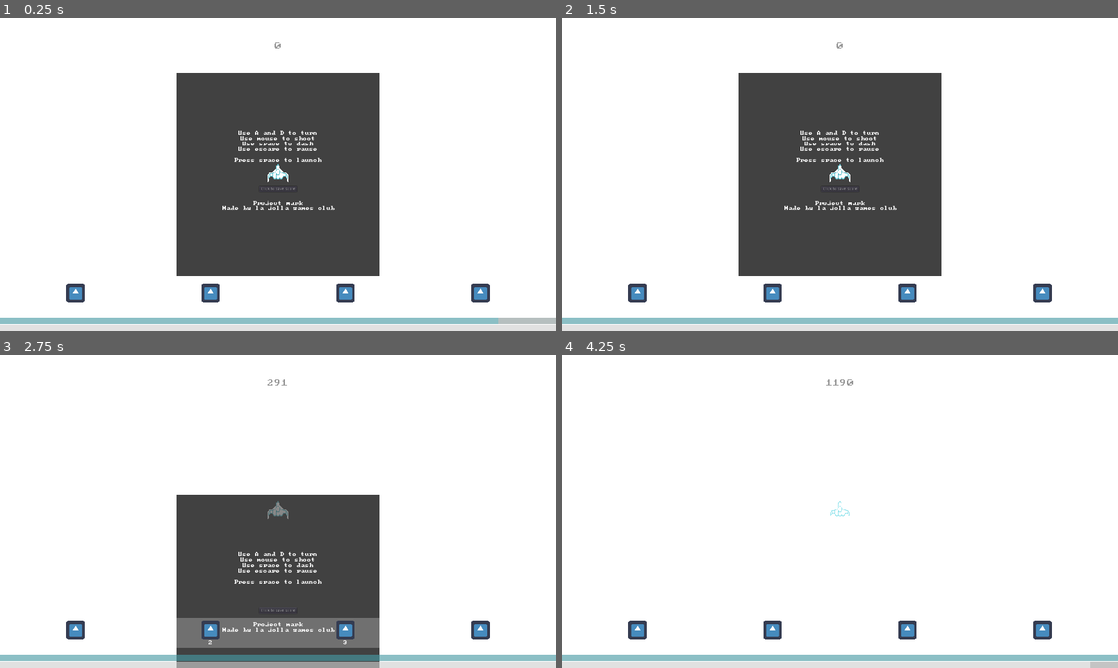
Above: before the commit, frames 1-4 (two rows, left to right).
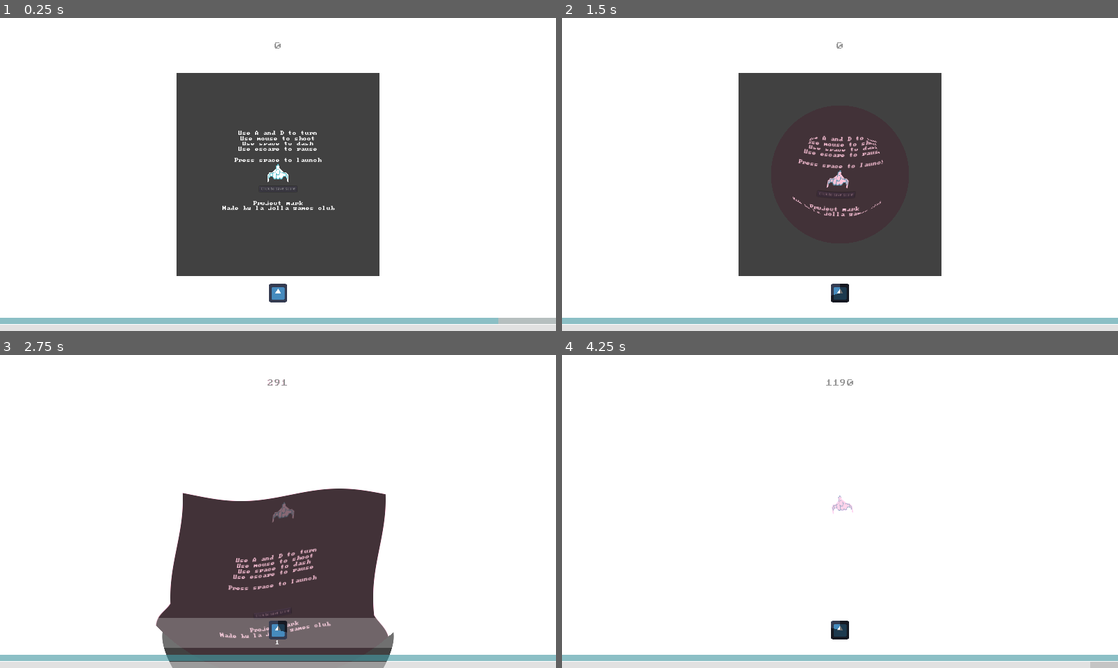
Above: after the commit, the same moments.

Repository: lajollagamesclub/project-mark
Game: Godot game, scene res://Main.tscn
Same seed, same stepped clock (60 frames per second), same inputs: the game is played once before the commit and once after it. The engine's default icon, where the game draws it, is replaced by a stand-in: a white triangle on a blue panel in a dark square.
Inputs (mouse positions are in pixels of both pictures, inside the frame that each line leads up to):
- Up to frame 1 (0.25 s): no input
- Up to frame 2 (1.5 s): tap Enter at 0.5 s; move the mouse to (962, 158) at 0.52 s; hold E (g_dash_right) 0.53-1.28 s; tap 1 at 0.6 s; tap 9 at 0.8, 1.35 s; move the mouse to (728, 190) at 1.27 s; hold S (g_down) from 1.28 s (still down)
- Up to frame 3 (2.75 s): tap 1 at 1.55 s; move the mouse to (333, 442) at 2.02 s; release S (g_down) at 2.03 s; hold E (g_dash_right) from 2.03 s (still down); tap Space (g_dash) at 2.1 s; tap 9 at 2.3 s
- Up to frame 4 (4.25 s): move the mouse to (812, 574) at 2.77 s; release E (g_dash_right) at 2.78 s; hold Up (g_fire_up) 2.78-3.53 s; click (812, 574) at 2.85 s; tap 1 at 3.05, 3.6 s; move the mouse to (1006, 558) at 3.52 s; hold Q (g_dash_left) from 3.53 s (still down); tap 9 at 3.8 s

The runs differ from the first frame. In frame 1, 0.9% of the frame differs, in the area x 11-89%, y 84-91%; in frame 2, 2.1%; in frame 3, 4.0%, in the area x 11-89%, y 7-100%; in frame 4, 1.1%.

Commit message:
Fix several GUI bugs in components

Diff:
--- a/src/Component.gd
+++ b/src/Component.gd
@@ -3,7 +3,7 @@
 class_name Component
 
 var cooldown_time: float = 1.0 setget set_cooldown_time
-var cur_cooldown_time: float = cooldown_time
+var cur_cooldown_time: float = 0.0
 var number: int = 0 setget set_number
 
 onready var cooldown_visualizer = $VBoxContainer/CenterContainer/CooldownVisualizer
@@ -18,7 +18,7 @@
 
 func set_cooldown_time(new_cooldown_time):
 	cooldown_time = new_cooldown_time
-	if has_node("CooldownVisualizer"):
+	if has_node("VBoxContainer/CenterContainer/CooldownVisualizer"):
 		cooldown_visualizer.max_value = cooldown_time
 		cooldown_visualizer.step = cooldown_time/360.0
 
@@ -41,3 +41,6 @@
 	cur_cooldown_time = cooldown_time
 	cooldown_visualizer.visible = true
 	set_process(true)
+
+func on_trigger():
+	printerr("This method must be overloaded in component " + name)
--- a/src/ComponentsAndNumbers.gd
+++ b/src/ComponentsAndNumbers.gd
@@ -25,3 +25,6 @@
 	if event is InputEventKey:
 		if event.scancode >= KEY_1 and event.scancode <= KEY_9:
 			var key_number: int = event.scancode - KEY_1 + 1
+			for c in components_list.get_children():
+				if c.number == key_number:
+					c.on_trigger()
--- a/src/RadialDistortion.gd
+++ b/src/RadialDistortion.gd
@@ -6,6 +6,7 @@
 export var reset = false setget set_reset
 
 var direction: float = 1.0
+var time: float = 0.0
 
 func _ready():
 	set_process(false)
@@ -18,14 +19,17 @@
 	time = 0.0
 	set_process(true)
 
-var time: float = 0.0
-
 func _process(delta):
 	if time >= 1.2:
 #		time = 0.0
+		if direction <= 0.0:
+			material.set_shader_param("dist", 0.0)
 		set_process(false)
 	time += delta/4.0
-	material.set_shader_param("dist", time*direction)
+	if direction > 0.0:
+		material.set_shader_param("dist", time*direction)
+	elif time < 1.2:
+		material.set_shader_param("dist", 1.2 + time*direction)
 
 func into_hyperspace():
 	self.reset = true
--- a/src/Warping.gd
+++ b/src/Warping.gd
@@ -6,10 +6,15 @@
 func _ready():
 	self.cooldown_time = 3.0
 
-func on_trigger():
+func on_trigger() -> bool:
+	self.cooldown_time = 3.0
+	print($VBoxContainer/CenterContainer/CooldownVisualizer.max_value)
+	if not is_cooled_down():
+		return false
 	player_state.in_hyperspace = true
 	$Timer.start()
 	start_cooldown()
+	return true
 
 
 func _on_Timer_timeout():
--- a/src/Warping.tscn
+++ b/src/Warping.tscn
@@ -3,12 +3,10 @@
 [ext_resource path="res://Component.tscn" type="PackedScene" id=1]
 [ext_resource path="res://Warping.gd" type="Script" id=2]
 
-[node name="Warping" instance=ExtResource( 1 )]
+[node name="Warping" index="0" instance=ExtResource( 1 )]
 script = ExtResource( 2 )
 
-[node name="Icon" parent="." index="0"]
-modulate = Color( 0, 0.403922, 0.541176, 1 )
-
-[node name="Timer" type="Timer" parent="." index="2"]
-wait_time = 3.0
+[node name="Timer" type="Timer" parent="." index="1"]
+wait_time = 6.0
+one_shot = true
 [connection signal="timeout" from="Timer" to="." method="_on_Timer_timeout"]
--- a/src/player_state.gd
+++ b/src/player_state.gd
@@ -12,9 +12,6 @@
 
 var cur_components: Array = [
 	"warping",
-	"warping",
-	"warping",
-	"warping"
 ]
 
 # warning-ignore:unused_class_variable
